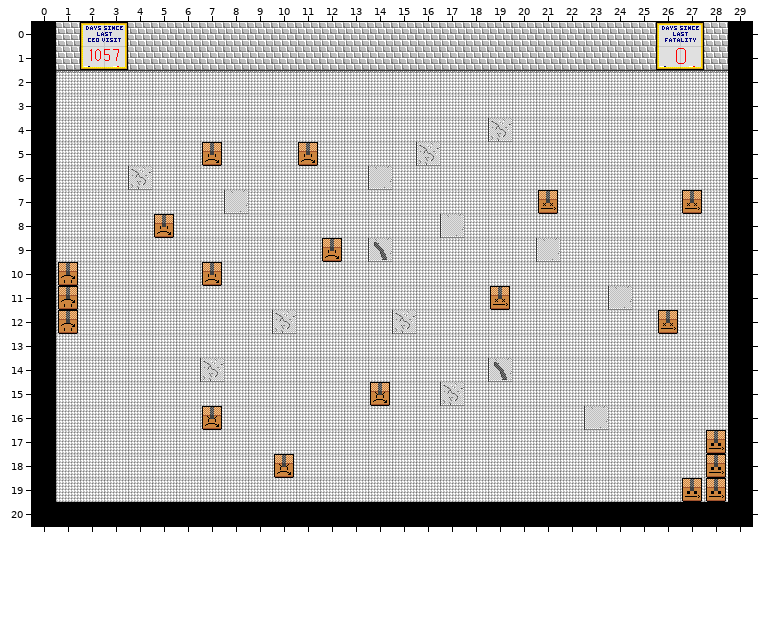
Tiled map, stored at Content/maps/map.tmx. Above is the file before it was changed.
Cells are 24x24 px. Shown: x 0..29, y 0..20.
The result:
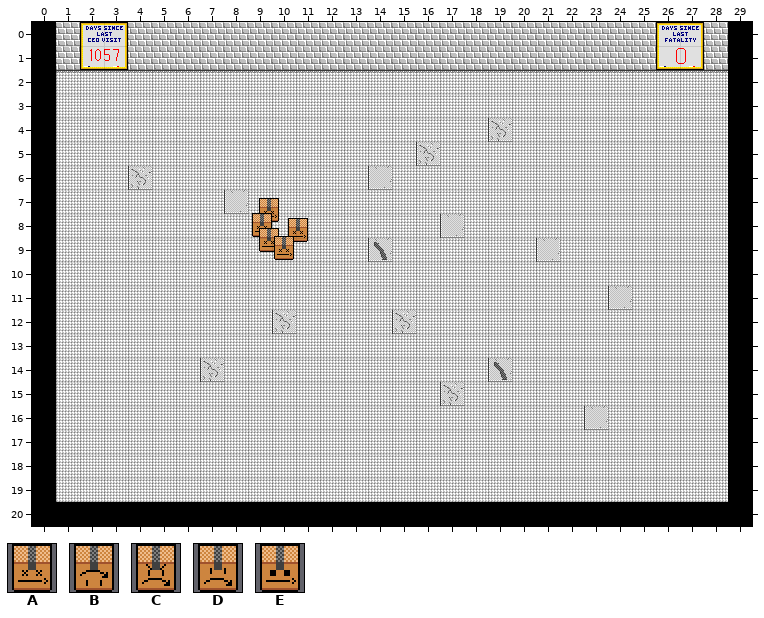
Key: from "spritesheet": A 30, B 31, C 32, D 33, E 35.
_ is an empty cell.
Objects are placed by their top-left corner, in cells (3,4 is the top-left corner of cell 3,4); size is 1x1 cell unless given.
Changes in this commit:
Layer "Layer 1" (removed):
The author cleared tile A in row 7 at x 21 and 27; in row 11 at x 19; in row 12 at x 26.
The author cleared tile B in rows 10 to 12 at x 1.
The author cleared tile C in row 15 at x 14; in row 16 at x 7; in row 18 at x 10.
The author cleared tile D in row 5 at x 7 and 11; in row 8 at x 5; in row 9 at x 12; in row 10 at x 7.
The author cleared tile E in rows 17 to 18 at x 28; in row 19 at x 27 to 28.
Layer "Boxes" (added):
A new object: A at 9.4,7.3.
A new object: A at 9.1,8.
A new object: A at 10.6,8.2.
A new object: A at 9.4,8.6.
A new object: A at 10,8.9.
